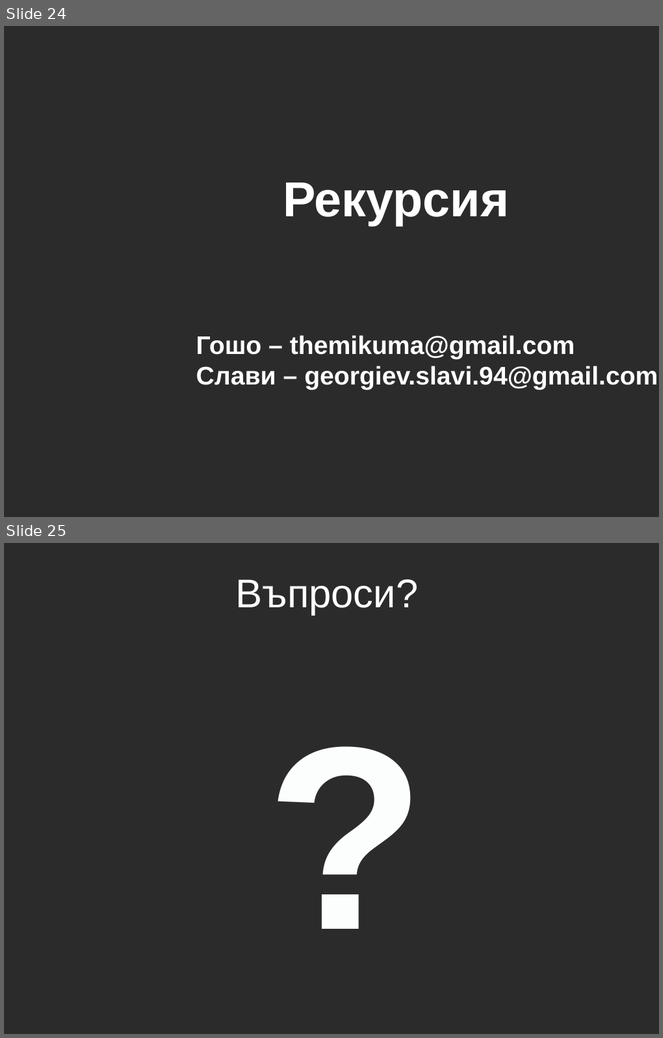
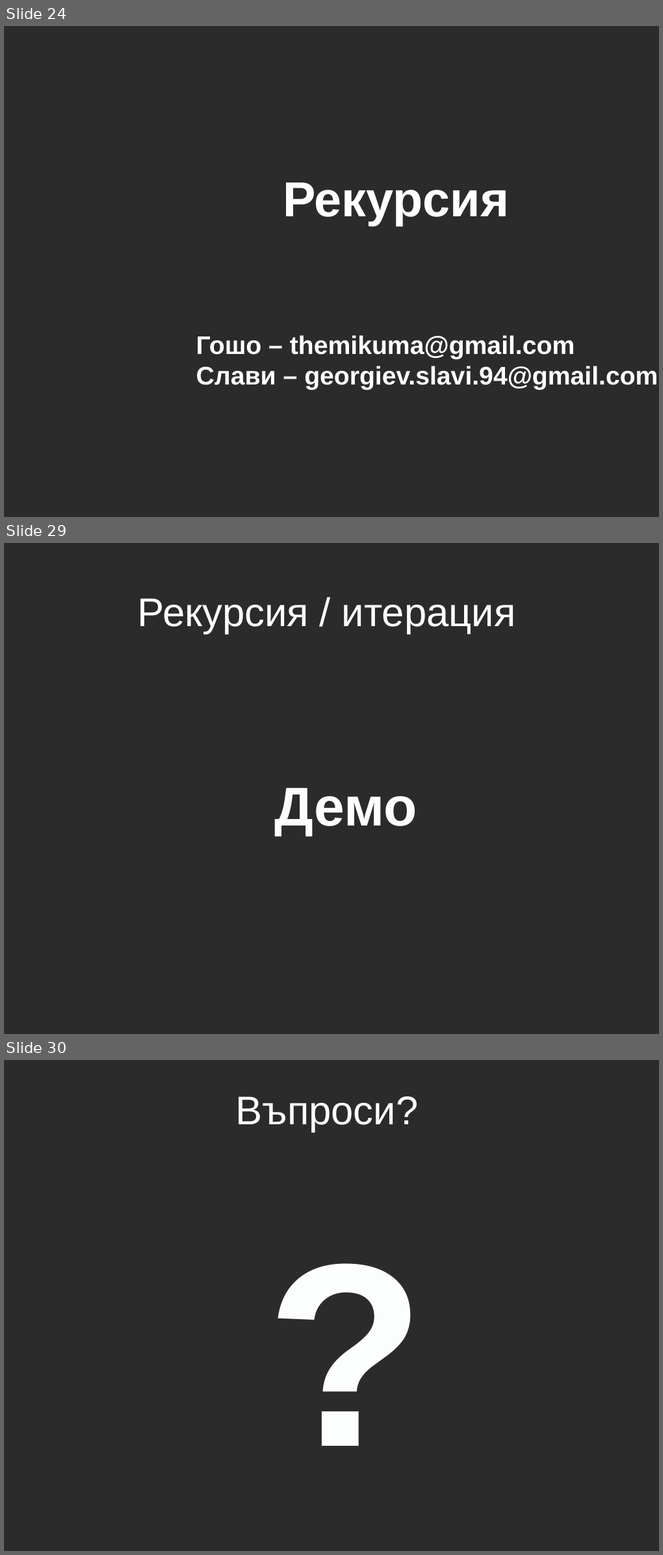
Before and after one commit to aslv/1300ruc, a slide deck: Lecture5/Lecture5.pptx. Shown one above the other, each under a label of ours: slides 24 and 25 before the commit, slides 24, 29 and 30 after it; the slides between them are not shown. The pictures are 663x1038 and 663x1555 pixels, drawn with LibreOffice and Linux fonts; fonts in the diff are those of the drawing; background and template pictures are left out; a plain dark background stands for a picture behind light text. Boxes give left, top, right and bottom in pixels: in the first picture for what was removed or moved away, otherwise in the second. Text is boxed around its words. In the diff, an @@ line names an element or a change of style, - is before the commit and + after.

```diff
--- a/Lecture5/Lecture5.pptx
+++ b/Lecture5/Lecture5.pptx
@@ slide 29 added at [4,543,659,1034], background picture (left out) @@
@@ title added at [138,598,516,634], 44 pt, text #FFFFFF @@
+Рекурсия / итерация
@@ text added at [275,788,417,835], 60 pt, text #FDFFFF, bold @@
+Демо
@@ what was slide 25 is now slide 30 @@
```
Also in this commit, not shown: 4 other slides added.
